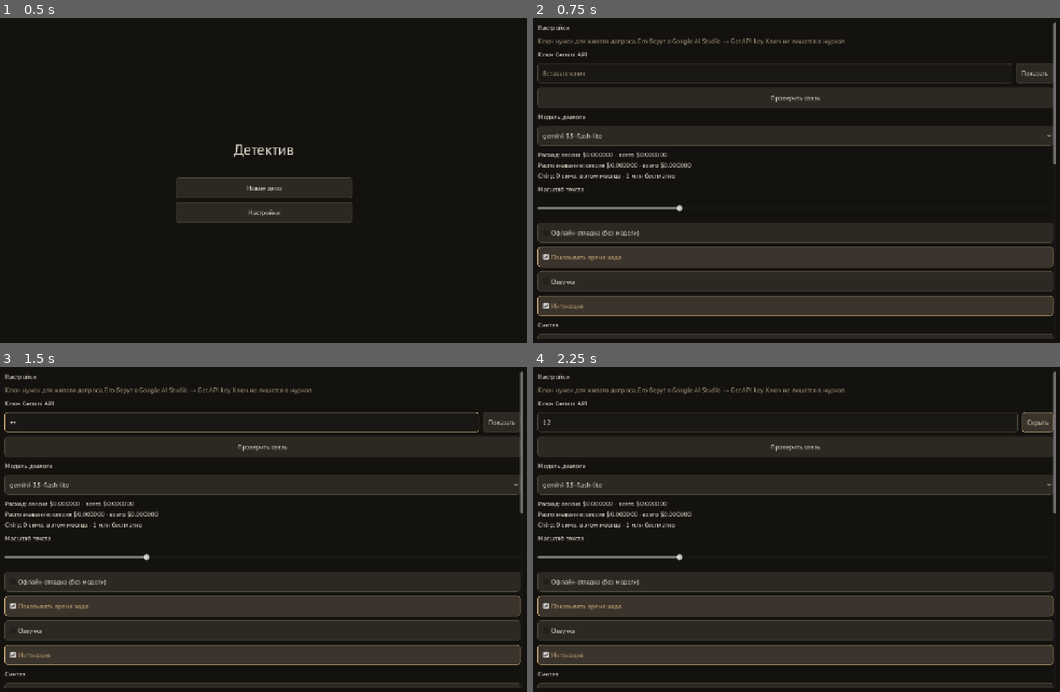
Above: before the commit, frames 1-4 (two rows, left to right).
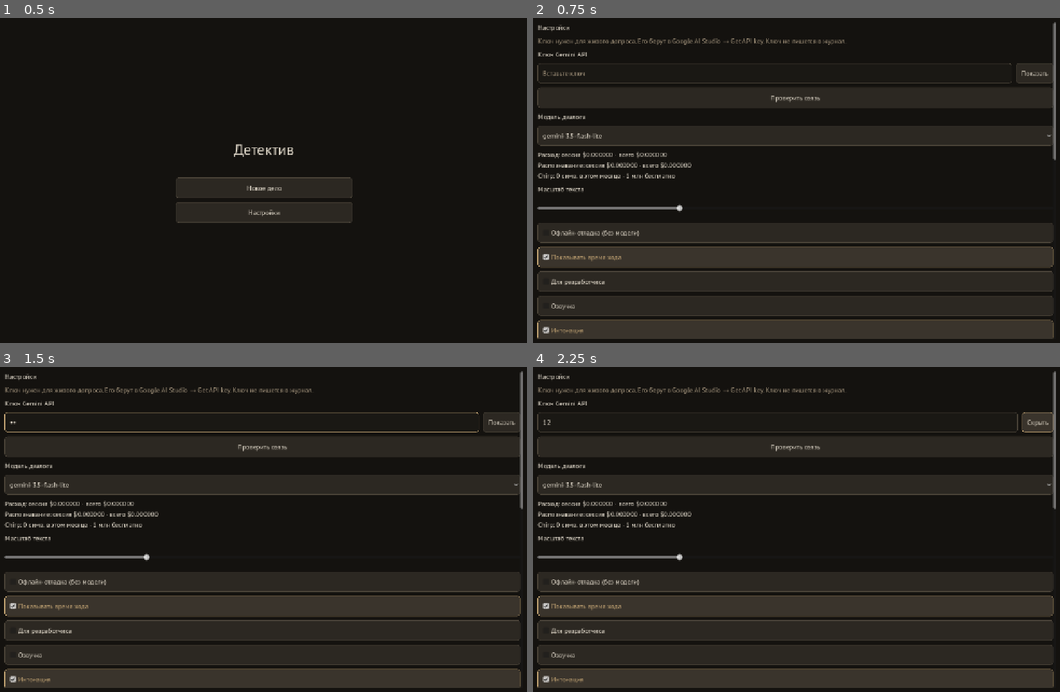
Above: after the commit, the same moments.

Repository: o5wtf/-
Game: Godot game, scene res://src/main.tscn
The game is run twice, just before and just after one commit, with the same random seed, the same clock (stepped at 60 frames per second) and the same inputs.
Inputs (mouse positions are in pixels of both pictures, inside the frame that each line leads up to):
- Up to frame 1 (0.5 s): no input
- Up to frame 2 (0.75 s): click "Новое дело" at 0.5 s
- Up to frame 3 (1.5 s): click (242, 422) at 1.27 s; type "12" at 1.35 s
- Up to frame 4 (2.25 s): click "Показать" at 2 s

Frame 1 is identical in both runs. In frame 2, 5.1% of the frame differs, in the area x 0-100%, y 43-99%; in frame 3, 5.1%; in frame 4, 5.1%.

Commit message:
Давление больше не открывает факты и не ломает ложь.
Счётчик по-прежнему считается и влияет на ремарку, эмоцию и тон. В режиме «Для разработчика» рядом с ремаркой видно число. Условие pressure_on_agent в старых делах пропускается.

Co-authored-by: o5wtf <o5wtf@users.noreply.github.com>

Diff:
--- a/src/core/conditions.gd
+++ b/src/core/conditions.gd
@@ -20,8 +20,6 @@
 				return true
 		return false
 	var kind: Variant = body.get("type")
-	if kind == "pressure_on_agent":
-		return int(state.pressure.get(str(body.get("agent_id", "")), 0)) >= int(body.get("gte", 0))
 	if kind == "dialogue_with":
 		return state.talked_to.has(str(body.get("agent_id", "")))
 	if kind == "evidence_shown":
@@ -81,10 +79,7 @@
 		return
 	var kind: Variant = body.get("type")
 	if kind == "pressure_on_agent":
-		_require_agent(body, where, agent_ids, errors)
-		var threshold: Variant = body.get("gte")
-		if not _is_number(threshold) or not _in_unit_interval(threshold):
-			errors.append(_err("cond_gte_range", "%s: gte=%s вне 0–100" % [where, _show(threshold)]))
+		return
 	elif kind == "dialogue_with":
 		_require_agent(body, where, agent_ids, errors)
 	elif kind == "evidence_shown":
--- a/src/core/rules_engine.gd
+++ b/src/core/rules_engine.gd
@@ -248,9 +248,6 @@
 func _lie_breaks(fact: CaseData.Fact) -> bool:
 	var breaks := _breaks_of(fact)
 	var agent_id := str(case_data.fact_owner[fact.id])
-	var pressure_value := int(state.pressure.get(agent_id, 0))
-	if breaks.has("pressure") and pressure_value >= fact.pressure_for_full:
-		return true
 	if breaks.has("evidence"):
 		for evidence_id in fact.related_evidence_ids:
 			if _shown_to(evidence_id, agent_id):
@@ -267,13 +264,11 @@
 
 
 func _desired_level(fact: CaseData.Fact) -> String:
-	var agent_id := str(case_data.fact_owner[fact.id])
-	var pressure_value := int(state.pressure.get(agent_id, 0))
 	var evidence_ok := _evidence_satisfied(fact)
 	var broken := state.broken_lies.has(fact.id)
-	if pressure_value >= fact.pressure_for_full and evidence_ok:
+	if evidence_ok:
 		return "full"
-	if (pressure_value >= fact.pressure_for_basic and evidence_ok) or broken:
+	if broken:
 		return "basic"
 	return "closed"
 
@@ -289,9 +284,7 @@
 
 
 func _basic_threshold_met(fact: CaseData.Fact) -> bool:
-	var agent_id := str(case_data.fact_owner[fact.id])
-	var pressure_value := int(state.pressure.get(agent_id, 0))
-	return pressure_value >= fact.pressure_for_basic and _evidence_satisfied(fact)
+	return _evidence_satisfied(fact)
 
 
 func _packet_entry(fact: CaseData.Fact) -> Dictionary:
--- a/src/llm/llm_config.gd
+++ b/src/llm/llm_config.gd
@@ -3,7 +3,7 @@
 ## Ключ и модели. Ключ не пишется в логи.
 ## Порядок ключа: user://config.cfg, затем GEMINI_API_KEY, затем res://config/dev.cfg только в отладочной сборке.
 
-const SETTINGS_VERSION := 11
+const SETTINGS_VERSION := 12
 const DEFAULT_DIALOGUE_MODEL := "gemini-3.5-flash-lite"
 const DIALOGUE_MODELS: PackedStringArray = [
 	"gemini-3.5-flash-lite",
@@ -131,6 +131,8 @@
 			file.set_value("voice", "tts_auto", true)
 		if not file.has_section_key("mic", "pause_ms"):
 			file.set_value("mic", "pause_ms", 700)
+		if not file.has_section_key("llm", "developer"):
+			file.set_value("llm", "developer", false)
 		file.set_value("llm", "settings_version", SETTINGS_VERSION)
 		changed = true
 	if changed:
--- a/tests/golden/rain_over_shadow_sim_0.json
+++ b/tests/golden/rain_over_shadow_sim_0.json
@@ -1,12 +1,14 @@
 {
   "broken_lies": [
+    "fact_arkady_humiliation",
     "fact_arkady_knife",
     "fact_arkady_meeting",
+    "fact_arkady_mira_blame",
+    "fact_irina_affair",
     "fact_mira_arkady",
     "fact_mira_knife",
     "fact_mira_notes",
     "fact_mira_return",
-    "fact_mira_viktor",
     "fact_pavel_arkady_kitchen",
     "fact_pavel_mira_knife",
     "fact_roman_bribe"
@@ -14,7 +16,12 @@
   "contradictions": [
     "arkady_alibi",
     "arkady_alibi_mira",
+    "arkady_debt",
+    "arkady_humiliation",
     "arkady_kitchen",
+    "arkady_mira_blame",
+    "irina_knew",
+    "mira_arkady",
     "mira_knife",
     "mira_return"
   ],
@@ -22,45 +29,45 @@
     "fact_alina_affair": "lie",
     "fact_alina_alibi": "full",
     "fact_alina_argument": "full",
-    "fact_alina_irina_call": "closed",
-    "fact_alina_mira_hate": "closed",
-    "fact_alina_saw": "closed",
+    "fact_alina_irina_call": "full",
+    "fact_alina_mira_hate": "full",
+    "fact_alina_saw": "full",
     "fact_alina_threats": "lie",
-    "fact_alina_viktor_threat": "closed",
+    "fact_alina_viktor_threat": "full",
     "fact_arkady_debt": "lie",
-    "fact_arkady_humiliation": "lie",
-    "fact_arkady_knife": "basic",
-    "fact_arkady_meeting": "basic",
-    "fact_arkady_mira_blame": "lie",
+    "fact_arkady_humiliation": "full",
+    "fact_arkady_knife": "full",
+    "fact_arkady_meeting": "full",
+    "fact_arkady_mira_blame": "full",
     "fact_arkady_panic": "lie",
-    "fact_irina_affair": "lie",
+    "fact_irina_affair": "full",
     "fact_irina_alibi": "full",
     "fact_irina_divorce": "lie",
     "fact_irina_mira": "full",
-    "fact_irina_money": "basic",
-    "fact_mira_anger": "basic",
+    "fact_irina_money": "full",
+    "fact_mira_anger": "full",
     "fact_mira_arkady": "full",
     "fact_mira_knife": "full",
     "fact_mira_leaving": "full",
-    "fact_mira_notes": "basic",
-    "fact_mira_return": "basic",
-    "fact_mira_viktor": "full",
-    "fact_pavel_arkady_kitchen": "basic",
-    "fact_pavel_arkady_late": "closed",
+    "fact_mira_notes": "full",
+    "fact_mira_return": "full",
+    "fact_mira_viktor": "lie",
+    "fact_pavel_arkady_kitchen": "full",
+    "fact_pavel_arkady_late": "full",
     "fact_pavel_closing": "full",
-    "fact_pavel_fear": "closed",
-    "fact_pavel_mira_knife": "basic",
+    "fact_pavel_fear": "full",
+    "fact_pavel_mira_knife": "full",
     "fact_pavel_side": "lie",
     "fact_roman_alley": "full",
-    "fact_roman_bribe": "basic",
+    "fact_roman_bribe": "full",
     "fact_roman_grudge": "lie",
     "fact_roman_log": "full"
   },
   "pressure": {
     "alina_kuznetsova": 25,
-    "arkady_volkov": 60,
-    "irina_morozova": 15,
-    "mira_belova": 65,
+    "arkady_volkov": 90,
+    "irina_morozova": 25,
+    "mira_belova": 75,
     "pavel_sokolov": 20,
     "roman_petrov": 15
   },
--- a/tests/golden/rain_over_shadow_sim_15.json
+++ b/tests/golden/rain_over_shadow_sim_15.json
@@ -1,19 +1,14 @@
 {
   "broken_lies": [
-    "fact_alina_affair",
-    "fact_alina_threats",
-    "fact_arkady_debt",
     "fact_arkady_humiliation",
     "fact_arkady_knife",
     "fact_arkady_meeting",
     "fact_arkady_mira_blame",
-    "fact_arkady_panic",
     "fact_irina_affair",
     "fact_mira_arkady",
     "fact_mira_knife",
     "fact_mira_notes",
     "fact_mira_return",
-    "fact_mira_viktor",
     "fact_pavel_arkady_kitchen",
     "fact_pavel_mira_knife",
     "fact_roman_bribe"
@@ -31,20 +26,20 @@
     "mira_return"
   ],
   "fact_levels": {
-    "fact_alina_affair": "full",
+    "fact_alina_affair": "lie",
     "fact_alina_alibi": "full",
     "fact_alina_argument": "full",
     "fact_alina_irina_call": "full",
-    "fact_alina_mira_hate": "basic",
+    "fact_alina_mira_hate": "full",
     "fact_alina_saw": "full",
-    "fact_alina_threats": "full",
-    "fact_alina_viktor_threat": "basic",
-    "fact_arkady_debt": "full",
+    "fact_alina_threats": "lie",
+    "fact_alina_viktor_threat": "full",
+    "fact_arkady_debt": "lie",
     "fact_arkady_humiliation": "full",
     "fact_arkady_knife": "full",
     "fact_arkady_meeting": "full",
     "fact_arkady_mira_blame": "full",
-    "fact_arkady_panic": "full",
+    "fact_arkady_panic": "lie",
     "fact_irina_affair": "full",
     "fact_irina_alibi": "full",
     "fact_irina_divorce": "lie",
@@ -56,31 +51,29 @@
     "fact_mira_leaving": "full",
     "fact_mira_notes": "full",
     "fact_mira_return": "full",
-    "fact_mira_viktor": "full",
-    "fact_pavel_arkady_kitchen": "basic",
-    "fact_pavel_arkady_late": "basic",
+    "fact_mira_viktor": "lie",
+    "fact_pavel_arkady_kitchen": "full",
+    "fact_pavel_arkady_late": "full",
     "fact_pavel_closing": "full",
-    "fact_pavel_fear": "basic",
-    "fact_pavel_mira_knife": "basic",
+    "fact_pavel_fear": "full",
+    "fact_pavel_mira_knife": "full",
     "fact_pavel_side": "lie",
     "fact_roman_alley": "full",
-    "fact_roman_bribe": "basic",
+    "fact_roman_bribe": "full",
     "fact_roman_grudge": "lie",
     "fact_roman_log": "full"
   },
   "pressure": {
-    "alina_kuznetsova": 45,
-    "arkady_volkov": 95,
-    "irina_morozova": 50,
-    "mira_belova": 80,
+    "alina_kuznetsova": 40,
+    "arkady_volkov": 100,
+    "irina_morozova": 40,
+    "mira_belova": 90,
     "pavel_sokolov": 35,
     "roman_petrov": 30
   },
   "tone": 15,
   "unlocked_evidence": [
-    "ev_alina_messages",
     "ev_crime_scene",
-    "ev_financial_docs",
     "ev_kitchen_knife",
     "ev_mira_notes",
     "ev_security_log"
--- a/tests/test_case_validator.gd
+++ b/tests/test_case_validator.gd
@@ -133,7 +133,7 @@
 	bad_gte["evidence"][0]["unlock_condition"] = {
 		"type": "pressure_on_agent", "agent_id": "a", "gte": 140,
 	}
-	_expect_code(bad_gte, "cond_gte_range")
+	assert_eq(CaseValidator.validate(bad_gte).size(), 0)
 	var unknown_type: Dictionary = minimal.duplicate(true)
 	unknown_type["evidence"][0]["unlock_condition"] = {"type": "phase_of_moon"}
 	_expect_code(unknown_type, "cond_unknown_type")
--- a/tests/test_mic_android.gd
+++ b/tests/test_mic_android.gd
@@ -141,7 +141,7 @@
 
 
 func test_settings_version_and_mic_defaults_stay() -> void:
-	assert_eq(LLMConfig.SETTINGS_VERSION, 11)
+	assert_eq(LLMConfig.SETTINGS_VERSION, 12)
 	var store := SettingsStore.new()
 	assert_false(store.mic_enabled)
 	assert_eq(store.mic_mode, "push_to_talk")
--- a/tests/test_prompt_builder.gd
+++ b/tests/test_prompt_builder.gd
@@ -27,7 +27,7 @@
 	for line in [
 		"ТВОЁ СОСТОЯНИЕ: Ты спокоен и уверен в себе. Эмоция: neutral.",
 		"ЧТО ТЫ МОЖЕШЬ СКАЗАТЬ:",
-		"k1 [ПРАВДА]: Краткая версия видна",
+		"k1 [ПРАВДА]: Полная версия теперь видна",
 		"k2 [ЛОЖЬ]: Я этого не делал совсем",
 		"УЛИКИ, КОТОРЫЕ ТЕБЕ ПОКАЗАЛИ:",
 		"нет",
@@ -289,12 +289,15 @@
 	var petr := _agent("petr", "Пётр", "дворник", "Подметает двор.", "Молчит.", "ЧУЖОЙ СЕКРЕТ ПЕТРА ДЛИННЫЙ")
 	data.agents = [ira, petr]
 	data.agent_by_id = {"ira": ira, "petr": petr}
-	_fact(data, ira, "visible", 0, 100, "Краткая версия видна", "ПОЛНАЯ ВЕРСИЯ СКРЫТА ОТ BASIC", false, "", null)
+	_fact(data, ira, "visible", 0, 100, "Краткая версия видна", "Полная версия теперь видна", false, "", null)
 	_fact(data, ira, "must", 0, 100, "ПРАВДА MUST LIE BASIC", "ПРАВДА MUST LIE FULL", true, "Я этого не делал совсем", "evidence")
 	_fact(data, ira, "slip", 0, 100, "Кажется, в коридоре кто-то был", "ПОЛНАЯ ОГОВОРКА СКРЫТА", true, "Никого не видела", "evidence")
 	var slip: CaseData.Fact = data.fact_by_id["slip"]
 	slip.lie_type = "can_lie"
 	_fact(data, ira, "closed", 100, 100, "ЗАКРЫТАЯ КРАТКАЯ ВЕРСИЯ", "ЗАКРЫТАЯ ПОЛНАЯ ВЕРСИЯ ФАКТА", false, "", null)
+	var closed: CaseData.Fact = data.fact_by_id["closed"]
+	closed.requires_evidence = true
+	closed.related_evidence_ids = ["note"]
 	_fact(data, petr, "foreign", 0, 0, "ЧУЖОЙ ФАКТ ПЕТРА КРАТКО", "ЧУЖОЙ ФАКТ ПЕТРА ПОЛНОСТЬЮ", false, "", null)
 	var evidence := CaseData.EvidenceItem.new()
 	evidence.id = "note"
--- a/tests/test_rules_engine.gd
+++ b/tests/test_rules_engine.gd
@@ -8,17 +8,11 @@
 	_fact(data, "a", "f", 20, 40)
 	var engine := _engine(data)
 	engine.start_new()
-	assert_eq(_level(engine, "f"), "closed")
-	assert_eq(engine.get_packet("a").size(), 0)
-	engine.apply_tone("a", 20)
-	assert_eq(_level(engine, "f"), "basic")
-	assert_eq(engine.get_packet("a")[0]["mode"], "basic")
-	assert_eq(engine.get_packet("a")[0]["key"], "k1")
-	assert_eq(engine.get_packet("a")[0]["content"], "кратко")
-	engine.apply_tone("a", 20)
 	assert_eq(_level(engine, "f"), "full")
 	assert_eq(engine.get_packet("a")[0]["mode"], "full")
 	assert_eq(engine.get_packet("a")[0]["content"], "полно")
+	engine.apply_tone("a", 40)
+	assert_eq(_level(engine, "f"), "full")
 
 
 func test_requires_evidence() -> void:
@@ -40,38 +34,37 @@
 	var data := _case()
 	var fact := _fact(data, "a", "f", 10, 10)
 	_as_lie(fact, "must_lie", "ложь", "pressure")
-	var engine := _engine(data)
-	engine.start_new()
-	engine.apply_tone("a", 9)
+	fact.related_evidence_ids = ["e"]
+	_evidence(data, "e", ["a"], false)
+	var engine := _engine(data)
+	engine.start_new()
+	engine.apply_tone("a", 100)
 	var packet: Array = engine.get_packet("a")
 	assert_eq(packet.size(), 1)
 	assert_eq(packet[0]["mode"], "lie")
 	assert_eq(packet[0]["content"], "ложь")
-	assert_false(str(packet[0]["content"]).contains("полно"))
-	engine.apply_tone("a", 1)
+	assert_false(engine.state.broken_lies.has("f"))
+	fact.breaks_lie_on = "evidence"
+	engine.present_evidence("a", "e")
 	assert_true(engine.state.broken_lies.has("f"))
-	# Порог Full совпадает с порогом слома, поэтому после слома сразу Full.
 	assert_eq(_level(engine, "f"), "full")
 	assert_eq(engine.get_packet("a")[0]["mode"], "full")
 	assert_eq(engine.get_packet("a")[0]["content"], "полно")
 
 
-func test_can_lie_offers_slip_after_basic() -> void:
+func test_can_lie_offers_slip_without_pressure() -> void:
 	var data := _case()
 	var fact := _fact(data, "a", "f", 15, 40)
 	_as_lie(fact, "can_lie", "ложь", "pressure")
 	var engine := _engine(data)
 	engine.start_new()
-	assert_eq(engine.get_packet("a")[0]["mode"], "lie")
-	engine.apply_tone("a", 15)
 	var entry: Dictionary = engine.get_packet("a")[0]
 	assert_eq(entry["mode"], "lie_or_basic")
 	assert_eq(entry["lie_text"], "ложь")
 	assert_eq(entry["content"], "кратко")
+	engine.apply_tone("a", 100)
 	assert_false(engine.state.broken_lies.has("f"))
-	engine.apply_tone("a", 25)
-	assert_true(engine.state.broken_lies.has("f"))
-	assert_eq(engine.get_packet("a")[0]["mode"], "full")
+	assert_eq(engine.get_packet("a")[0]["mode"], "lie_or_basic")
 
 
 func test_breaks_lie_on_any_of_list() -> void:
@@ -84,15 +77,14 @@
 	engine.start_new()
 	engine.present_evidence("a", "e")
 	assert_true(engine.state.broken_lies.has("f"))
-	assert_eq(_level(engine, "f"), "basic")
+	assert_eq(_level(engine, "f"), "full")
 	var by_pressure := _case()
 	var other := _fact(by_pressure, "a", "f", 100, 30)
 	_as_lie(other, "must_lie", "ложь", ["evidence", "pressure"])
 	var pressure_engine := _engine(by_pressure)
 	pressure_engine.start_new()
-	pressure_engine.apply_tone("a", 30)
-	assert_true(pressure_engine.state.broken_lies.has("f"))
-	assert_eq(_level(pressure_engine, "f"), "full")
+	pressure_engine.apply_tone("a", 100)
+	assert_false(pressure_engine.state.broken_lies.has("f"))
 
 
 func test_evidence_pair_pressures_once() -> void:
@@ -119,11 +111,14 @@
 func test_broken_lie_contradiction_adds_no_pressure() -> void:
 	var data := _case()
 	var lie := _fact(data, "a", "lie", 0, 0)
-	_as_lie(lie, "must_lie", "ложь", "pressure")
+	_as_lie(lie, "must_lie", "ложь", "evidence")
+	lie.related_evidence_ids = ["e"]
+	_evidence(data, "e", ["a"], false)
 	_fact(data, "b", "truth", 0, 0)
 	_contradiction(data, "c", "lie", "lie", "truth", "truth")
 	var engine := _engine(data)
 	engine.start_new()
+	engine.present_evidence("a", "e")
 	assert_true(engine.state.broken_lies.has("lie"))
 	var before_a := int(engine.state.pressure["a"])
 	var before_b := int(engine.state.pressure["b"])
@@ -176,8 +171,8 @@
 	var pressure_engine := _engine(pressure_case)
 	pressure_engine.start_new()
 	assert_false(pressure_engine.state.unlocked_evidence.has("pressure"))
-	pressure_engine.apply_tone("a", 30)
-	assert_true(pressure_engine.state.unlocked_evidence.has("pressure"))
+	pressure_engine.apply_tone("a", 100)
+	assert_false(pressure_engine.state.unlocked_evidence.has("pressure"))
 	var talk_case := _locked("talk", {"type": "dialogue_with", "agent_id": "b"})
 	var talk_engine := _engine(talk_case)
 	talk_engine.start_new()
@@ -210,11 +205,14 @@
 	})
 	var logic_engine := _engine(logic)
 	logic_engine.start_new()
-	logic_engine.apply_tone("a", 10)
+	logic_engine.apply_tone("a", 100)
+	assert_false(logic_engine.state.unlocked_evidence.has("and"))
+	assert_false(logic_engine.state.unlocked_evidence.has("or"))
+	logic_engine.note_question("b")
 	assert_false(logic_engine.state.unlocked_evidence.has("and"))
 	assert_true(logic_engine.state.unlocked_evidence.has("or"))
 	logic_engine.note_question("a")
-	assert_true(logic_engine.state.unlocked_evidence.has("and"))
+	assert_false(logic_engine.state.unlocked_evidence.has("and"))
 	var contradiction_case := _case()
 	_fact(contradiction_case, "a", "fa", 0, 0)
 	_fact(contradiction_case, "b", "fb", 0, 0)
--- a/tests/test_ui_smoke.gd
+++ b/tests/test_ui_smoke.gd
@@ -3,7 +3,7 @@
 const SCENES := {
 	"res://src/main.tscn": ["NewCaseButton", "ContinueButton", "RestartButton", "SettingsButton"],
 	"res://ui/screens/main_menu.tscn": ["NewCaseButton", "ContinueButton", "RestartButton", "SettingsButton"],
-	"res://ui/screens/settings.tscn": ["KeyField", "ShowKeyButton", "TestConnectionButton", "ModelField", "ScaleSlider", "MockCheck", "TimingDebug", "VoiceEnabled", "ToneEnabled", "VoiceEngi …(272 unchanged characters)…
+	"res://ui/screens/settings.tscn": ["KeyField", "ShowKeyButton", "TestConnectionButton", "ModelField", "ScaleSlider", "MockCheck", "TimingDebug", "DeveloperMode", "VoiceEnabled", "ToneEnabled", "VoiceEngi …(272 unchanged characters)…
 	"res://ui/screens/briefing.tscn": ["TitleLabel", "BriefingLabel", "StartButton"],
 	"res://ui/screens/suspects.tscn": ["List"],
 	"res://ui/screens/interrogation.tscn": ["SendButton", "PromptField", "EvidenceButton", "NotebookButton", "HintYesButto …(194 unchanged characters)…
@@ -52,6 +52,13 @@
 	assert_eq(UiLayout.mode_for_size(Vector2(800, 1280)), "medium")
 	assert_eq(UiLayout.mode_for_size(Vector2(999, 700)), "medium")
 	assert_eq(UiLayout.mode_for_size(Vector2(640, 400)), "medium")
+
+
+func test_developer_pressure_sits_next_to_the_remark() -> void:
+	var plain := UiStrings.state_line("tense", "angry", 42, false)
+	assert_false(plain.contains("давление"))
+	assert_true(plain.contains("напряжён"))
+	assert_true(UiStrings.state_line("tense", "angry", 42, true).contains("давление 42"))
 
 
 func test_remarks_have_no_digits() -> void:
--- a/ui/screens/interrogation.gd
+++ b/ui/screens/interrogation.gd
@@ -312,7 +312,8 @@
 	var agent: CaseData.Agent = Game.case_data.agent_by_id[agent_id]
 	var band := Balance.band(int(Game.state.pressure.get(agent_id, 0)))
 	var emotion := str(Game.state.emotion.get(agent_id, agent.starting_emotion))
-	_header.text = "%s, %s   %s" % [agent.name, agent.role, UiStrings.state_remark(band, emotion)]
+	var pressure_value := int(Game.state.pressure.get(agent_id, 0))
+	_header.text = "%s, %s   %s" % [agent.name, agent.role, UiStrings.state_line(band, emotion, pressure_value, SettingsStore.load_current().developer)]
 
 
 func _send() -> void:
--- a/ui/screens/settings.gd
+++ b/ui/screens/settings.gd
@@ -12,6 +12,7 @@
 var _scale: HSlider
 var _mock: CheckBox
 var _timing: CheckBox
+var _developer: CheckBox
 var _voice: CheckBox
 var _intonation: CheckBox
 var _engine: OptionButton
@@ -99,6 +100,12 @@
 	_timing.text = UiStrings.TIMING_DEBUG
 	_timing.custom_minimum_size = Vector2(0, 48)
 	scroll_box.add_child(_timing)
+	_developer = CheckBox.new()
+	_developer.name = "DeveloperMode"
+	_developer.text = UiStrings.DEVELOPER
+	_developer.custom_minimum_size = Vector2(0, 48)
+	_developer.toggled.connect(_on_developer_toggled)
+	scroll_box.add_child(_developer)
 	_voice = CheckBox.new()
 	_voice.name = "VoiceEnabled"
 	_voice.text = UiStrings.VOICE_ENABLED
@@ -239,6 +246,7 @@
 	_scale.value = store.text_scale
 	_mock.button_pressed = store.provider == "mock"
 	_timing.button_pressed = store.timing_debug
+	_developer.button_pressed = store.developer
 
 
 func _on_pause_changed(value: float) -> void:
@@ -257,13 +265,24 @@
 		_show.text = UiStrings.SHOW_KEY
 
 
+func _on_developer_toggled(pressed: bool) -> void:
+	if _loading:
+		return
+	var previous := SettingsStore.load_current()
+	var provider := "mock" if _mock.button_pressed else previous.provider
+	var key := _key.text.strip_edges()
+	if key == "":
+		key = previous.api_key
+	SettingsStore.save_values(provider, key, _selected_model(), _scale.value, _timing.button_pressed, null, null, null, null, null, null, null, null, null, null, null, pressed)
+
+
 func _save() -> void:
 	var previous := SettingsStore.load_current()
 	var key := _key.text.strip_edges()
 	if key == "":
 		key = previous.api_key
 	var provider := "mock" if _mock.button_pressed else "gemini"
-	SettingsStore.save_values(provider, key, _selected_model(), …(249 unchanged characters)… d, _chirp_key_value(), int(_pause.value))
+	SettingsStore.save_values(provider, key, _selected_model(), …(249 unchanged characters)… d, _chirp_key_value(), int(_pause.value), _developer.button_pressed)
 	Speaker.apply_settings()
 	_key.text = ""
 	_key.secret = true
--- a/ui/screens/suspects.gd
+++ b/ui/screens/suspects.gd
@@ -55,7 +55,8 @@
 	box.add_child(role)
 	var band := Balance.band(int(Game.state.pressure.get(agent.id, 0)))
 	var emotion := str(Game.state.emotion.get(agent.id, agent.starting_emotion))
-	box.add_child(UiWidgets.label(UiStrings.state_remark(band, emotion)))
+	var pressure_value := int(Game.state.pressure.get(agent.id, 0))
+	box.add_child(UiWidgets.label(UiStrings.state_line(band, emotion, pressure_value, SettingsStore.load_current().developer)))
 	if has_news:
 		var news_label := UiWidgets.label("● %s" % UiStrings.NEWS)
 		news_label.add_theme_color_override("font_color", NoirTheme.GOLD)
--- a/ui/settings_store.gd
+++ b/ui/settings_store.gd
@@ -28,6 +28,8 @@
 var mic_mode: String = "push_to_talk"
 ## Пауза тишины, после которой фраза уходит на распознавание.
 var mic_pause_ms: int = 700
+## Число давления рядом с ремаркой. В обычной игре скрыто.
+var developer: bool = false
 ## gemini | system. По умолчанию облачное распознавание.
 var stt_backend: String = "gemini"
 
@@ -61,6 +63,8 @@
 		store.mic_mode = "hands_free" if str(file.get_value("mic", "mode")) == "hands_free" else "push_to_talk"
 	if file.load(PATH) == OK and file.has_section_key("mic", "pause_ms"):
 		store.mic_pause_ms = clampi(int(file.get_value("mic", "pause_ms")), 400, 2000)
+	if file.load(PATH) == OK and file.has_section_key("llm", "developer"):
+		store.developer = bool(file.get_value("llm", "developer"))
 	store.stt_backend = "gemini"
 	if file.load(PATH) == OK and str(file.get_value("mic", "stt", "gemini")) == "system":
 		file.set_value("mic", "stt", "gemini")
@@ -72,7 +76,7 @@
 	return "gemini" if engine.strip_edges() == "gemini" else "system"
 
 
-static func save_values(provider: String, api_key: String, d …(348 unchanged characters)… ant = null, mic_pause_ms: Variant = null) -> void:
+static func save_values(provider: String, api_key: String, d …(348 unchanged characters)… ant = null, mic_pause_ms: Variant = null, developer: Variant = null) -> void:
 	var file := ConfigFile.new()
 	file.load(PATH)
 	file.set_value("llm", "provider", provider)
@@ -102,6 +106,8 @@
 		file.set_value("mic", "mode", "hands_free" if str(mic_mode) == "hands_free" else "push_to_talk")
 	if mic_pause_ms != null:
 		file.set_value("mic", "pause_ms", clampi(int(mic_pause_ms), 400, 2000))
+	if developer != null:
+		file.set_value("llm", "developer", bool(developer))
 	if stt_backend != null:
 		file.set_value("mic", "stt", "gemini")
 	file.save(PATH)
--- a/ui/strings.gd
+++ b/ui/strings.gd
@@ -25,6 +25,7 @@
 const KEY_LABEL := "Ключ Gemini API"
 const MODEL_LABEL := "Модель диалога"
 const TIMING_DEBUG := "Показывать время хода"
+const DEVELOPER := "Для разработчика"
 const VOICE_ENABLED := "Озвучка"
 const VOICE_ENGINE := "Синтез"
 const VOICE_INTONATION := "Интонация"
@@ -104,6 +105,13 @@
 const HOW_IT_ENDED := "Как всё было"
 
 
+static func state_line(band_name: String, emotion: String, pressure_value: int, developer: bool) -> String:
+	var remark := state_remark(band_name, emotion)
+	if not developer:
+		return remark
+	return "%s, давление %d" % [remark, pressure_value]
+
+
 static func state_remark(band_name: String, emotion: String) -> String:
 	var band_text := "держится уверенно"
 	match band_name:
Not shown, changed: docs/ARCHITECTURE.md
